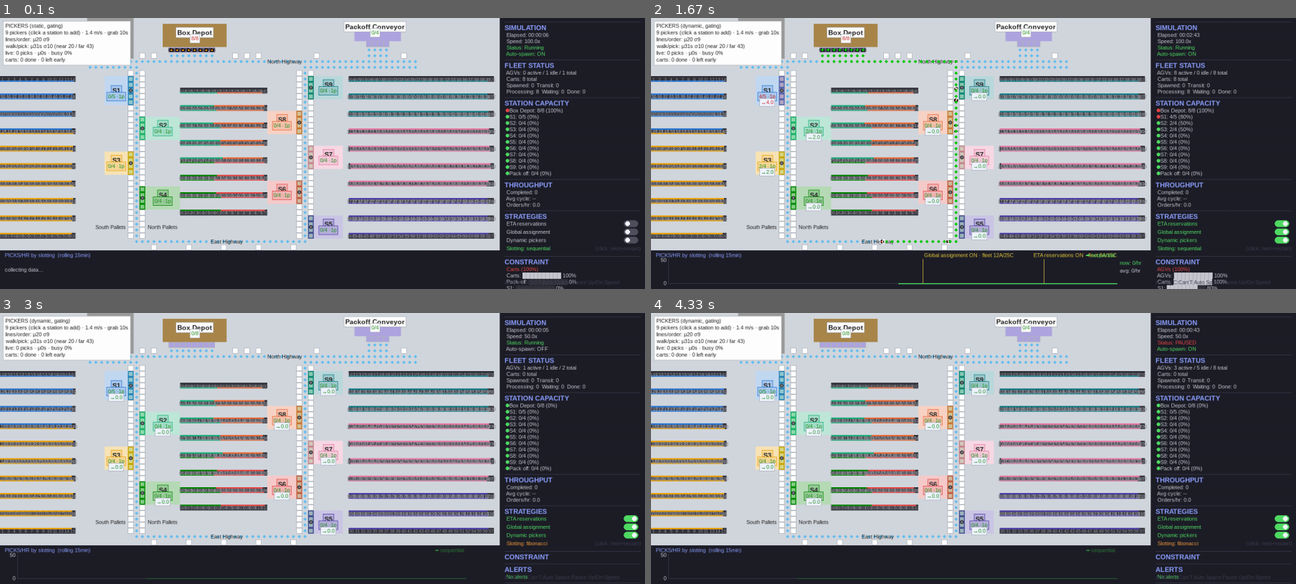
Above: before the commit, frames 1-4 (two rows, left to right).
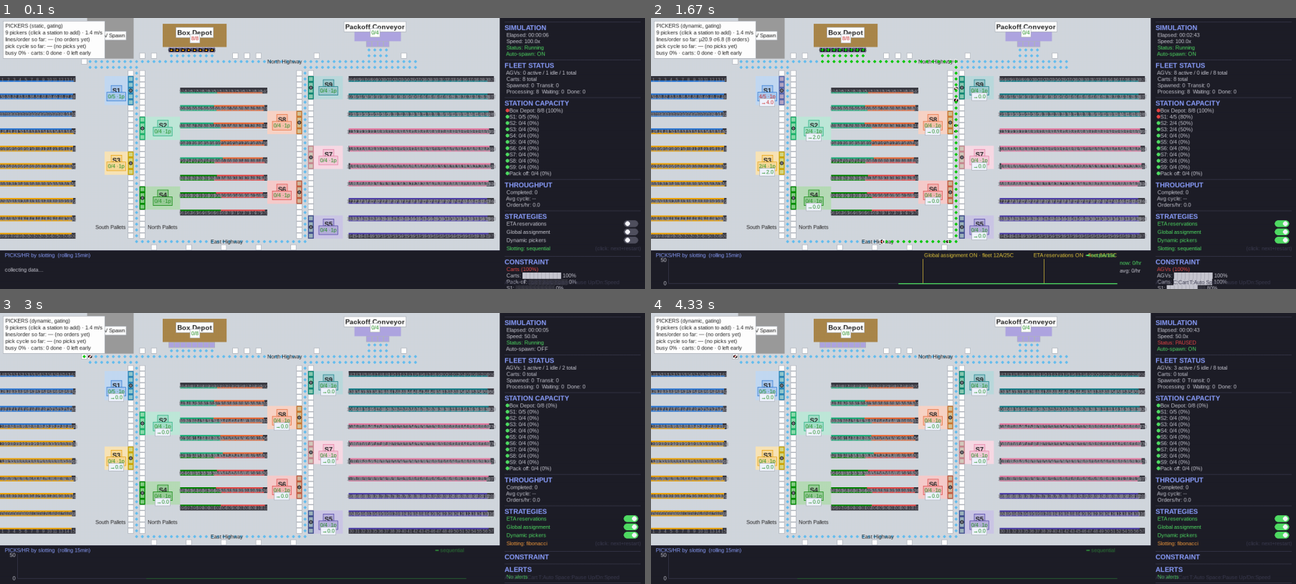
Above: after the commit, the same moments.

Repository: gompcc/WarehouseRepSim
Game: pygame game, started from agv_simulation/__main__.py
Same seed, same stepped clock (60 frames per second), same inputs: the game is played once before the commit and once after it.
Inputs:
- Up to frame 1 (0.1 s): no input
- Up to frame 2 (1.67 s): tap Enter at 0.33 s; click "Global assignment" at 0.72 s; click "ETA reservations" at 1.05 s; click "Dynamic pickers" at 1.38 s
- Up to frame 3 (3 s): hold Up 1.67-2.13 s; click "Slotting: sequential" at 2.22 s; hold Down 2.5-2.8 s; tap T at 2.65 s; click "Slotting: aisle_proximal" at 2.88 s
- Up to frame 4 (4.33 s): hold Up 3.17-3.53 s; tap Space at 3.23, 3.63, 4.03 s; hold Down 3.57-3.93 s; hold Up 3.97-4.27 s; tap T at 4.12 s; hold Down from 4.3 s (still down)

The runs differ from the first frame. In frame 1, 1.3% of the frame differs, in the area x 0-21%, y 1-18%; in frame 2, 1.3%; in frame 3, 1.3%; in frame 4, 1.3%.

Commit message:
Live pick-cycle and lines/order stats; total cycle re-specced to 30s
User spec: no static set pieces in the pickers overlay, and no separate
10s grab — a pick's TOTAL cycle time (walk out + grab + walk back) is
what's calibrated: mean 30s, sd 10s over the side-constrained geometry.

- Refit WALK_TIME_FIXED=2.9244 / WALK_TIME_SCALE=0.9872 (grab folded
  into the fixed term; PICK_GRAB_TIME=0, GRAB state skipped when zero).
  walk_time_seconds() is now the calibrated total pick-cycle time.
  FROZEN at this fit per the calibration rule.
- Overlay shows LIVE distributions, updated every frame: 'pick cycle so
  far: u/s + count' from the picks orders actually demanded (the order
  determines which slot each picker walks), and 'lines/order so far:
  u/s + count' from Order.sizes (reset with ID counters per world).
  Live cycle mean reads below 30s by design: realized picks are
  demand-weighted toward hot (closer) SKUs vs the uniform calibration.
- Calibration test updated to the new spec (total cycle 30 +/- 0.5);
  EXPERIMENT_DESIGN frozen row updated. 85 tests green.

Co-Authored-By: Claude Fable 5 <noreply@anthropic.com>

Diff:
--- a/agv_simulation/aisles.py
+++ b/agv_simulation/aisles.py
@@ -57,18 +57,22 @@
 SLOTTING_STRATEGIES = ("sequential", "aisle_proximal", "fibonacci")
 
 # ----------------------------------------------------------------------
-# Walk-time calibration (user spec, 2026-07-14): fitted ONCE against the
-# sequential layout so the round-trip walking time per pick has mean 30 s
-# and sd 10 s ("near" ~20 s, "far" ~40 s). FROZEN across slotting
-# strategies — placement experiments measure walking deltas, so re-fitting
-# per strategy would erase the effect being studied.
-# ----------------------------------------------------------------------
-WALK_TIME_FIXED = 2.93   # s per pick: leaving/re-approaching the cart
-WALK_TIME_SCALE = 1.0330  # stretch on the pure distance/speed time
+# Pick-cycle calibration (user spec, 2026-07-14, re-specified same day):
+# the TOTAL cycle time of a pick — leave cart, walk, grab, walk back —
+# has mean 30 s and sd 10 s over the side-constrained geometry (no
+# separate grab constant; handling is folded into the fixed term).
+# Refit 2026-07-14 evening after side-constrained zoning + S5's 4th slot.
+# FROZEN across slotting strategies — placement experiments measure
+# walking deltas, so re-fitting per strategy would erase the effect
+# being studied.
+# ----------------------------------------------------------------------
+WALK_TIME_FIXED = 2.9244  # s per pick: fixed handling at cart + slot
+WALK_TIME_SCALE = 0.9872  # stretch on the pure distance/speed time
 
 
 def walk_time_seconds(one_way_m: float) -> float:
-    """Calibrated round-trip walking time for a pick at *one_way_m* metres."""
+    """Calibrated TOTAL pick-cycle time for a slot *one_way_m* metres out
+    (round-trip walking + handling; mean 30 s, sd 10 s on the baseline)."""
     return WALK_TIME_FIXED + (2.0 * one_way_m / PICKER_WALK_SPEED) * WALK_TIME_SCALE
 
 
--- a/agv_simulation/constants.py
+++ b/agv_simulation/constants.py
@@ -87,7 +87,9 @@
 RACK_LEVELS         = 2      # bi-level racking
 PICKERS_PER_STATION = 1      # human pickers serving each S station
 PICKER_WALK_SPEED   = 1.4    # m/s
-PICK_GRAB_TIME      = 10.0   # seconds to locate/grab one SKU line at the slot
+PICK_GRAB_TIME      = 0.0    # grab is folded into the calibrated pick-cycle
+                             # time (aisles.walk_time_seconds, mean 30 s) —
+                             # user spec 2026-07-14: no separate grab constant
 PICKS_PER_VISIT_MEAN = 4.0   # shadow-mode fallback: lines sampled for a cart…
 PICKS_PER_VISIT_SD   = 2.0   # …without an order (GUI-spawned), max(1, round(N))
 ORDER_LINES_MEAN     = 20.0  # lines per order: max(1, round(N(mean, sd))),
--- a/agv_simulation/headless.py
+++ b/agv_simulation/headless.py
@@ -26,6 +26,7 @@
     AGV._next_id = 1
     Cart._next_id = 1
     Order._next_id = 1
+    Order.sizes = []
     Job._next_id = 1
 
 
--- a/agv_simulation/models.py
+++ b/agv_simulation/models.py
@@ -92,6 +92,9 @@
     """
 
     _next_id: int = 1
+    # Sizes of every order created this run (live lines/order stats in the
+    # GUI); reset with the ID counters at world build.
+    sizes: list[int] = []
 
     def __init__(self) -> None:
         self.order_id: int = Order._next_id
@@ -122,6 +125,7 @@
             self.skus_by_station.setdefault(num, []).append(sku)
             self.lines.append(sku)
 
+        Order.sizes.append(len(self.lines))
         self.stations_to_visit: list[int] = sorted(self.skus_by_station)
         self.completed_stations: list[int] = []
         self.picked_skus: set[int] = set()
--- a/agv_simulation/picker.py
+++ b/agv_simulation/picker.py
@@ -145,8 +145,13 @@
 
         if self.state == Picker.WALK_OUT and self.timer >= self.leg_time:
             self.timer = 0.0
-            self.state = Picker.GRAB
             self.pos = self.path[-1]
+            if PICK_GRAB_TIME > 0:
+                self.state = Picker.GRAB
+            else:
+                # Grab folded into the calibrated cycle — turn around now
+                self.state = Picker.WALK_BACK
+                self.path = list(reversed(self.path))
         elif self.state == Picker.GRAB and self.timer >= PICK_GRAB_TIME:
             self.timer = 0.0
             self.state = Picker.WALK_BACK
--- a/agv_simulation/picker_view.py
+++ b/agv_simulation/picker_view.py
@@ -11,12 +11,11 @@
 import pygame
 
 from .constants import (
-    TILE_SIZE, PICKER_WALK_SPEED, PICK_GRAB_TIME,
+    TILE_SIZE, PICKER_WALK_SPEED,
     LABEL_BG, OUTLINE_COLOR,
 )
-from .aisles import get_catalog
+from .models import Order
 from .picker import Picker
-from .constants import ORDER_LINES_MEAN, ORDER_LINES_SD
 
 if TYPE_CHECKING:
     from .picker import PickerManager
@@ -49,20 +48,39 @@
     x: int = 6,
     y: int = 6,
 ) -> None:
-    """Assumptions + live shadow stats, in the empty corner above the west bank."""
-    calib = get_catalog().calibration_stats()
+    """Live picker stats (updated every frame), corner above the west bank.
+
+    Both distribution lines are LIVE, computed from the run so far — the
+    pick-cycle stats from picks the orders actually demanded (the order
+    decides which slot each picker walks to), the lines/order stats from
+    every order created so far. No static calibration set pieces."""
     live = manager.stats()
+    sizes = Order.sizes
+    if sizes:
+        lo_mean = sum(sizes) / len(sizes)
+        lo_var = sum((s - lo_mean) ** 2 for s in sizes) / len(sizes)
+        lines_order = (
+            f"lines/order so far: μ{lo_mean:.1f} σ{lo_var ** 0.5:.1f}"
+            f" ({len(sizes)} orders)"
+        )
+    else:
+        lines_order = "lines/order so far: — (no orders yet)"
+    if live["picks_done"]:
+        pick_cycle = (
+            f"pick cycle so far: μ{live['walk_mean_s']:.1f}s"
+            f" σ{live['walk_sd_s']:.1f}s ({live['picks_done']} picks)"
+        )
+    else:
+        pick_cycle = "pick cycle so far: — (no picks yet)"
     lines = [
         f"PICKERS ({manager.strategy}"
         f"{', gating' if manager.gating else ', shadow'})",
         f"{len(manager.all_pickers())} pickers (click a station to add)"
-        f" · {PICKER_WALK_SPEED} m/s · grab {PICK_GRAB_TIME:.0f}s",
-        f"lines/order: μ{ORDER_LINES_MEAN:.0f} σ{ORDER_LINES_SD:.0f}",
-        f"walk/pick: μ{calib['mean_s']:.0f}s σ{calib['sd_s']:.0f}"
-        f" (near {calib['near_p16_s']:.0f} / far {calib['far_p84_s']:.0f})",
-        f"live: {live['picks_done']} picks"
-        f" · μ{live['walk_mean_s']:.0f}s · busy {live['busy_fraction']:.0%}",
-        f"carts: {live['carts_served']} done"
+        f" · {PICKER_WALK_SPEED} m/s",
+        lines_order,
+        pick_cycle,
+        f"busy {live['busy_fraction']:.0%}"
+        f" · carts: {live['carts_served']} done"
         f" · {live['carts_left_early']} left early",
     ]
     rendered = [font.render(t, True, _TEXT) for t in lines]
--- a/tests/test_pickers.py
+++ b/tests/test_pickers.py
@@ -21,17 +21,15 @@
 
 
 def test_walk_time_calibration_targets():
-    """User spec: mean 30 s, sd 10 s round trip; near ~20 s, far ~40 s.
-
-    The constants were fitted BEFORE the side-constrained zoning (pickers
-    can't cross the highway, 2026-07-14) and are FROZEN by rule — the
-    constraint lengthens walks slightly, so the realized mean sits ~31 s.
-    This test documents that frozen-constants reality; do not refit."""
+    """User spec (2026-07-14, re-specified same day): the TOTAL pick-cycle
+    time — walk out, grab, walk back, no separate grab constant — has
+    mean 30 s and sd 10 s over the side-constrained geometry. Refit once
+    (FIXED=2.9244, SCALE=0.9872) and FROZEN; do not refit per strategy."""
     tiles = _setup()
     from agv_simulation.aisles import get_catalog
     calib = get_catalog().calibration_stats()
-    assert abs(calib["mean_s"] - 31.2) < 0.5, calib
-    assert abs(calib["sd_s"] - 10.4) < 1.0, calib
+    assert abs(calib["mean_s"] - 30.0) < 0.5, calib
+    assert abs(calib["sd_s"] - 10.0) < 1.0, calib
     assert 17.0 <= calib["near_p16_s"] <= 23.0, calib
     assert 37.0 <= calib["far_p84_s"] <= 45.0, calib
 
Not shown, changed: experiments/EXPERIMENT_DESIGN.md
